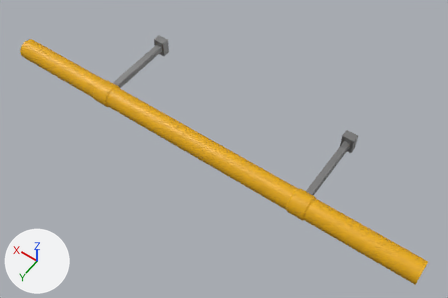
Two versions of the FBX model Assets/Art/Models/Enviroment/AssetTests/Rails/RailTube2m.fbx, one commit apart.
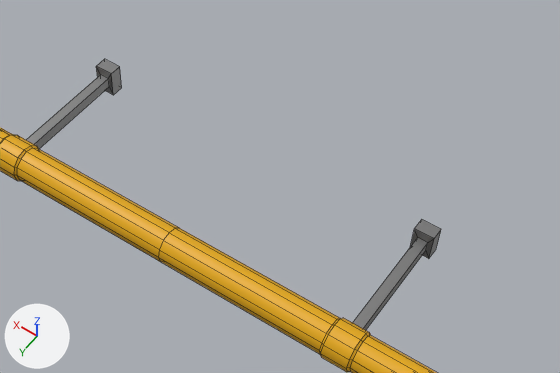
There are two pictures of each version: one whole from a 50 mm lens placed at (-2.017, 1.237, 2.018), pointed at (-1.048, -0.121, -0.115), one close up on the part from 22% to 96% of the width and 0% to 74% of the height. The lights are fixed; the arrows at lower left show +X, +Y and +Z. The close-ups show mesh edges as thin lines. Where no turn or scale is listed for an object, it has been applied to the vertices.

Script lines for the objects in view, before the commit:
```python
me_cylinder_022 = bpy.data.meshes.new('Cylinder.022')
me_cylinder_022.from_pydata(...)  # 176 vertices, 152 faces; spans x -2.0..0.0, y -0.4..0.05, z -0.05..0.05
# faces by material slot: [124, 28]
me_cylinder_022.materials.append(mat_yellow_001)  # yellow #e7ab00
me_cylinder_022.materials.append(mat_metal)  # grey #9a9a9a
ob_railtube2m = bpy.data.objects.new('RailTube2m', me_cylinder_022)
ob_railtube2m.location = (0.0, 0.0, 0.0)
```
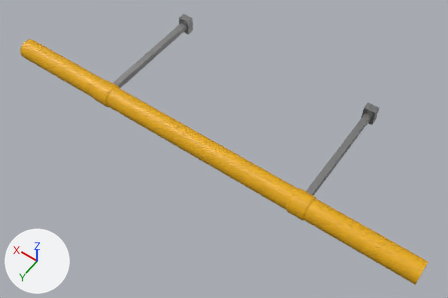
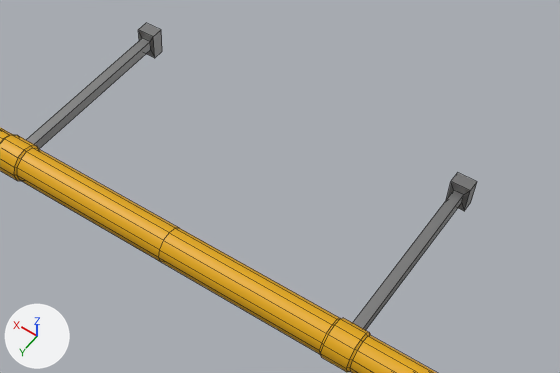
Commit message: [changed] lenghtened rail supports again

Diff of the bpy script that builds the scene:
```diff
--- a/Assets/Art/Models/Enviroment/AssetTests/Rails/RailTube2m.fbx.py
+++ b/Assets/Art/Models/Enviroment/AssetTests/Rails/RailTube2m.fbx.py
@@ me_cylinder_022 @@
 me_cylinder_022.from_pydata(...)  # 176 vertices, 152 faces; spans x -2.0..0.0, y -0.4..0.05, z -0.05..0.05
 # used by ob_railtube2m; location = (0.0, 0.0, 0.0)
+# me_cylinder_022 part 1: the loose piece of 16 vertices spanning x -0.53..-0.47, y -0.4..-0.02, z -0.04..0.04 is scaled about its middle by (1, 1.53, 1), then moved by (0.0, -0.1, 0.0)
+# me_cylinder_022 part 2: the loose piece of 16 vertices spanning x -1.53..-1.47, y -0.4..-0.02, z -0.04..0.04 is scaled about its middle by (1, 1.53, 1), then moved by (0.0, -0.1, 0.0)
 me_cylinder_022.materials.append(mat_yellow_001)
```

Location of each change, [x1, y1, x2, y2] in pixels of the close-ups (560 x 373 px; the box of a moved part takes in the faces that stretch with it):
'RailTube2m', reshaped: before [0, 59, 441, 373]; after [0, 23, 477, 373]
part 1 of me_cylinder_022, moved or reshaped: before [27, 59, 122, 149]; after [27, 23, 162, 149]
part 2 of me_cylinder_022, moved or reshaped: before [353, 219, 441, 330]; after [353, 173, 477, 330]
